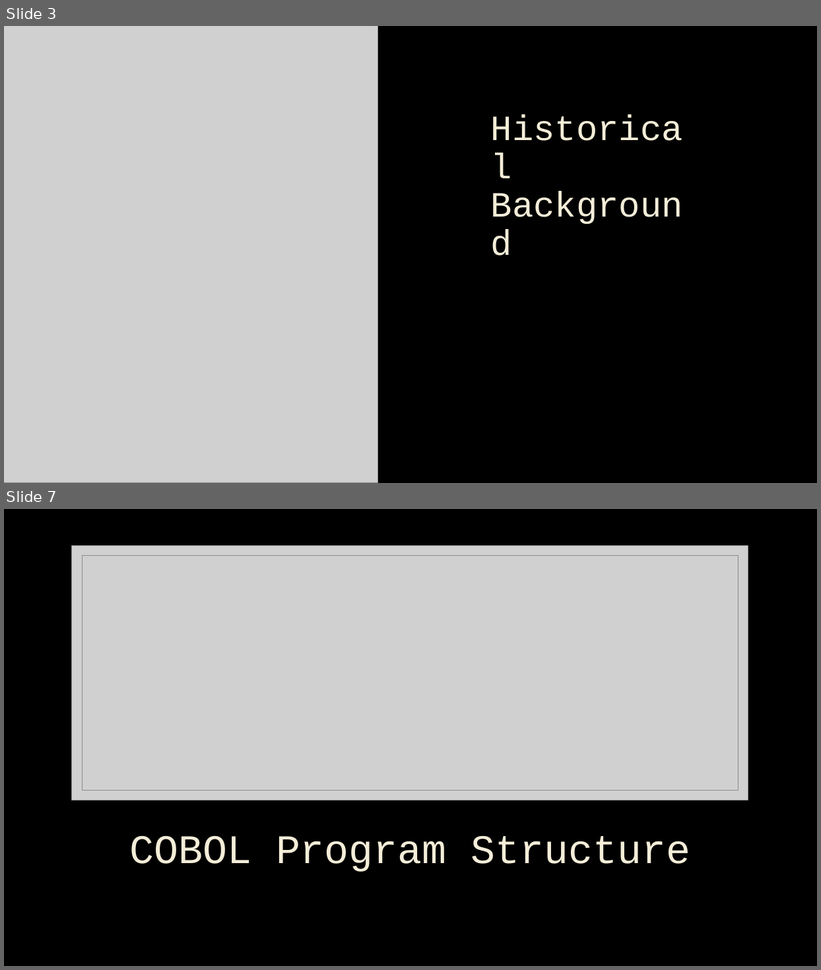
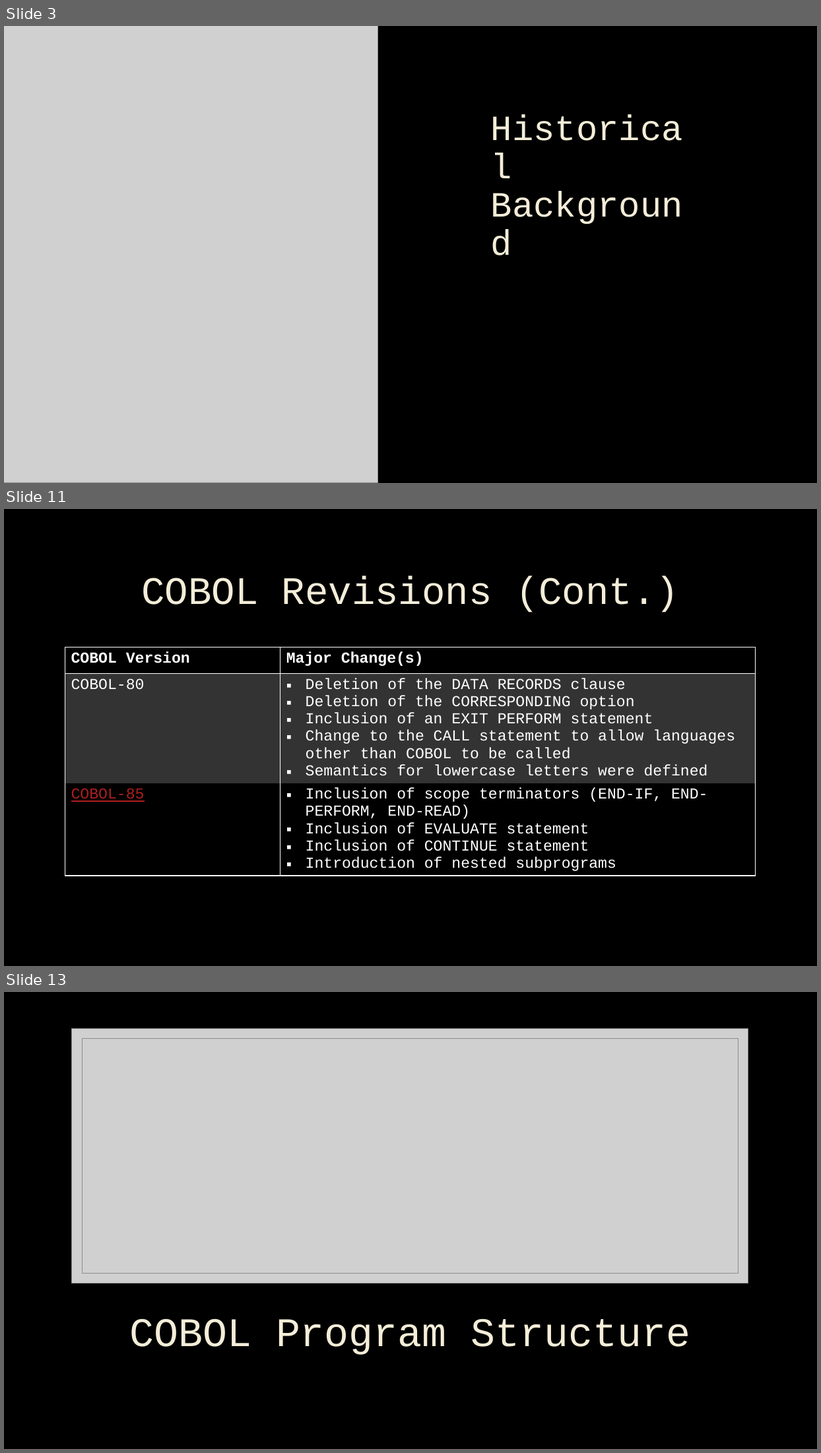
Before and after one commit to n1zuu/cobol-stack-demo, a slide deck: cobol/cobol.pptx. Shown one above the other, each under a label of ours: slides 3 and 7 before the commit, slides 3, 11 and 13 after it; the slides between them are not shown. The pictures are 821x970 and 821x1453 pixels, drawn with LibreOffice and Linux fonts; fonts in the diff are those of the drawing; grey boxes stand for pictures; background and template pictures are left out. Boxes give left, top, right and bottom in pixels: in the first picture for what was removed or moved away, otherwise in the second. Text is boxed around its words. In the diff, an @@ line names an element or a change of style, - is before the commit and + after.

```diff
--- a/cobol/cobol.pptx
+++ b/cobol/cobol.pptx
@@ slide 11 added at (4, 509, 817, 966), background picture (left out) @@
@@ title added at (141, 576, 679, 613), 46 pt, text #F4EDD8 @@
+COBOL Revisions (Cont.)
@@ table added at (65, 648, 756, 887), 3 rows, 2 columns @@
+COBOL Version | Major Change(s)
+COBOL-80 | Deletion of the DATA RECORDS clause / Deletion of the CORRESPONDING option / Inclusion of an EXIT PERFORM statement / Change to the CALL statement to allow languages other than COBOL to be called / Semantics for lowercase letters were defined
+COBOL-85 | Inclusion of scope terminators (END-IF, END-PERFORM, END-READ) / Inclusion of EVALUATE statement / Inclusion of CONTINUE statement / Introduction of nested subprograms
@@ what was slide 7 is now slide 13 @@
```
Also in this commit, not shown: 10 slides changed, 19 other slides added.
